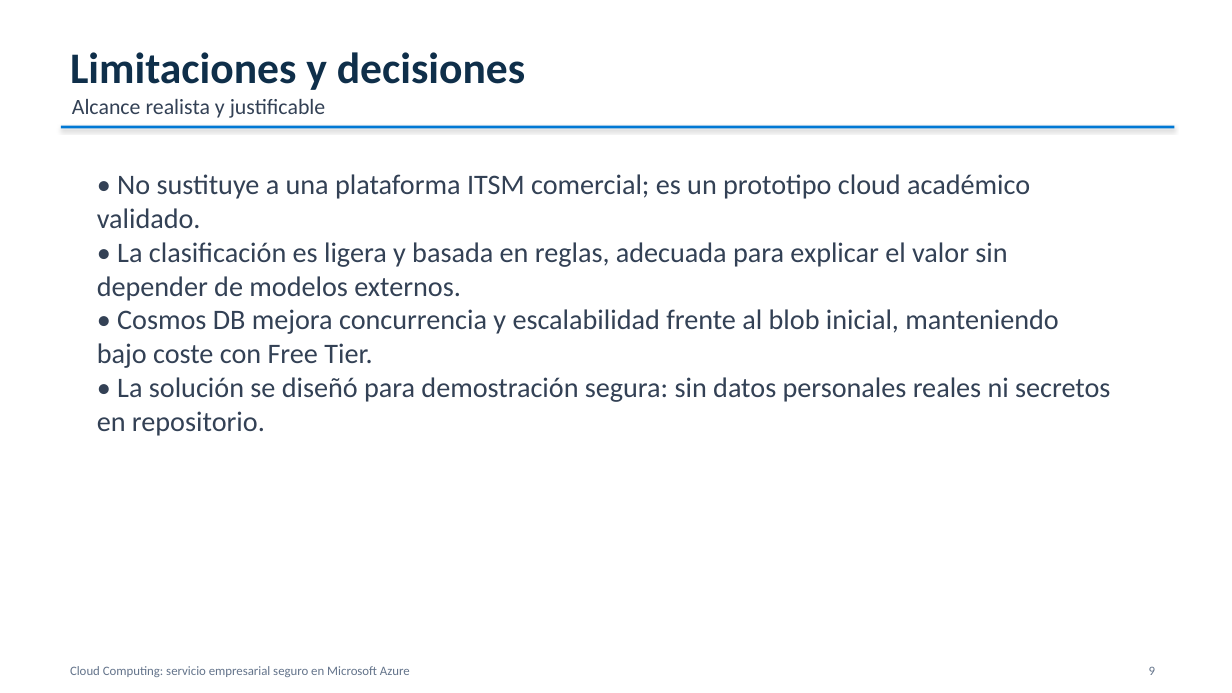
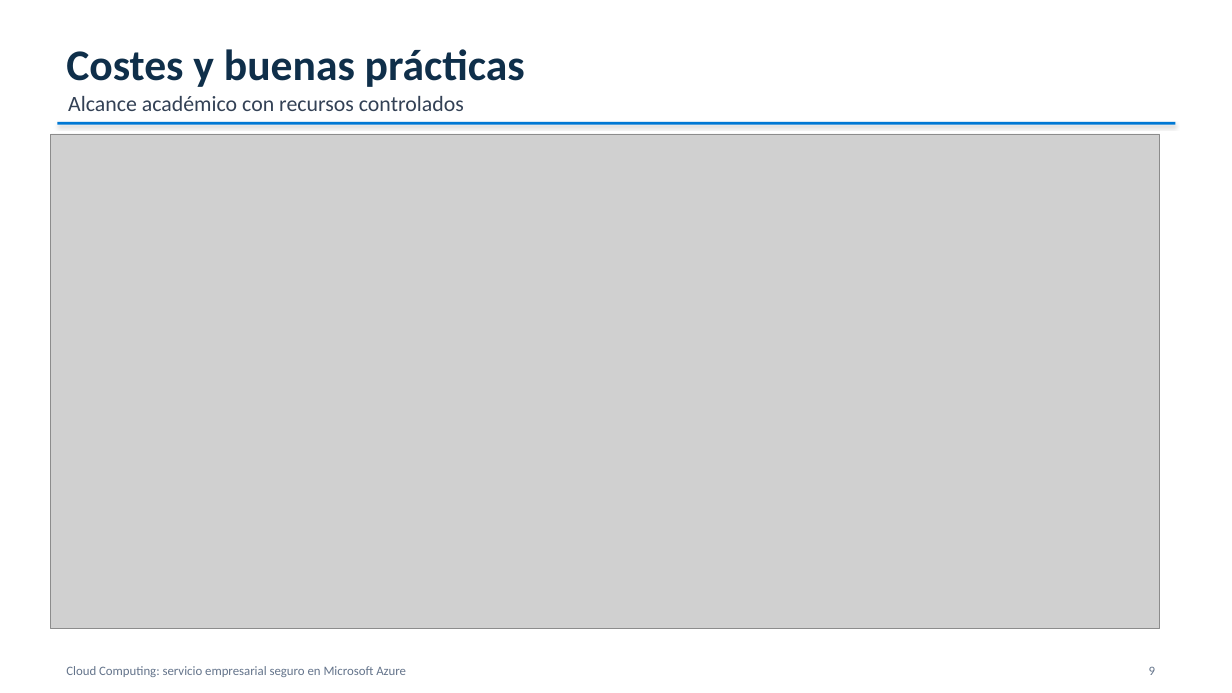
Before and after one commit to karimadrico/tfg-azure-servicio-empresarial-seguro, a slide deck: slide 9 of docs/entrega/presentacion-defensa-tfg.pptx. Drawn at 1232x693 pixels with LibreOffice and Linux fonts; fonts in the diff are those of the drawing; grey boxes stand for pictures. Boxes give left, top, right and bottom in pixels: in the first picture for what was removed or moved away, otherwise in the second. Text is boxed around its words. In the diff, an @@ line names an element or a change of style, - is before the commit and + after.

Commit message:
Cerrar evidencias finales de calidad y costes

```diff
--- a/docs/entrega/presentacion-defensa-tfg.pptx
+++ b/docs/entrega/presentacion-defensa-tfg.pptx
@@ text at [66,49,525,87]: text changed @@
-Limitaciones y decisiones
+Costes y buenas prácticas
@@ text at [68,96,464,111]: text changed @@
-Alcance realista y justificable
+Alcance académico con recursos controlados
@@ picture added at [51,134,1160,628] @@
@@ rectangle: place and size @@
-rectangle at [61,126,1175,128]
+rectangle at [57,122,1176,125]
@@ text removed at [97,174,1110,436] @@
-• No sustituye a una plataforma ITSM comercial; es un prototipo cloud académico validado.
-• La clasificación es ligera y basada en reglas, adecuada para explicar el valor sin depender de modelos externos.
-• Cosmos DB mejora concurrencia y escalabilidad frente al blob inicial, manteniendo bajo coste con Free Tier.
-• La solución se diseñó para demostración segura: sin datos personales reales ni secretos en repositorio.
@@ text "Cloud Computing: servicio empresarial seguro ...": place and size @@
-text "Cloud Computing: servicio empresarial seguro ..." at [70,666,410,677]
+text "Cloud Computing: servicio empresarial seguro ..." at [66,666,406,677]
```
Also in this commit, not shown: 8 other slides changed, 13 other files.
